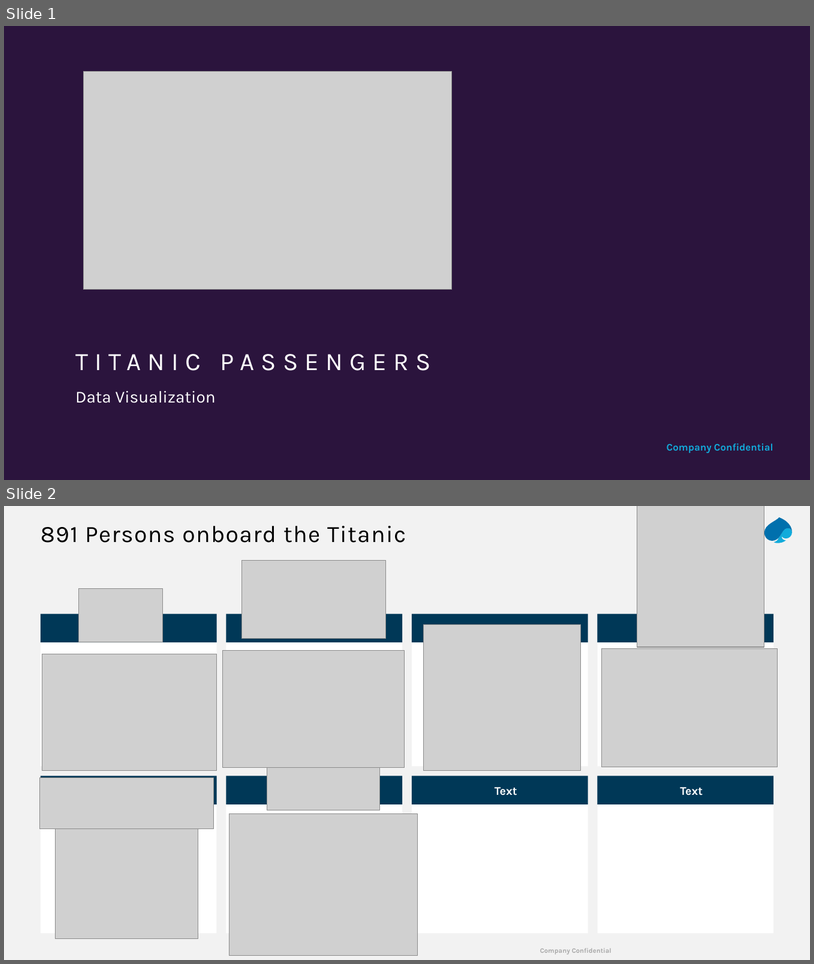
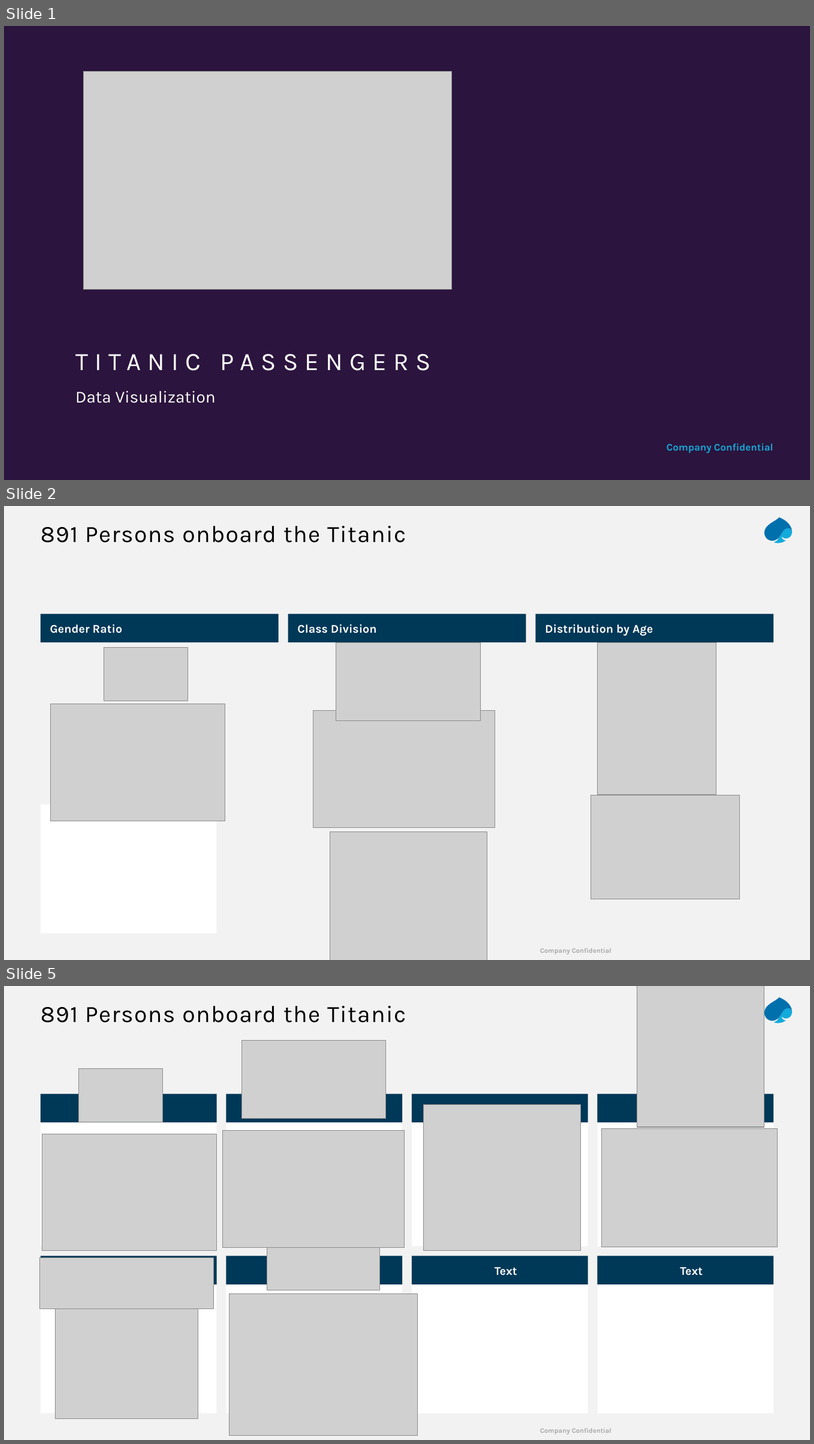
Before and after one commit to Blitzbert/Titanic, a slide deck: 2021-04-06_Data Visualization.pptx. Shown one above the other, each under a label of ours: slides 1 and 2 before the commit, slides 1, 2 and 5 after it; the slides between them are not shown. The pictures are 814x964 and 814x1444 pixels, drawn with LibreOffice and Linux fonts; fonts in the diff are those of the drawing; grey boxes stand for pictures; background and template pictures are left out. Boxes give left, top, right and bottom in pixels: in the first picture for what was removed or moved away, otherwise in the second. Text is boxed around its words. In the diff, an @@ line names an element or a change of style, - is before the commit and + after.

```diff
--- a/2021-04-06_Data Visualization.pptx
+++ b/2021-04-06_Data Visualization.pptx
@@ slide 2 added at [4, 506, 810, 960], background #F2F2F2; not listed: 3 template elements that a slide beside it also shows @@
@@ title added at [41, 526, 406, 543], 28 pt, text #000000 @@
+891 Persons onboard the Titanic
@@ rectangle added at [40, 613, 279, 642], fill #003856, 14 pt, text #FFFFFF, bold @@
+Gender Ratio
@@ rectangle added at [288, 613, 527, 642], fill #003856, 14 pt, text #FFFFFF, bold @@
+Class Division
@@ rectangle added at [536, 613, 774, 642], fill #003856, 14 pt, text #FFFFFF, bold @@
+Distribution by Age
@@ picture added at [104, 647, 188, 701] @@
@@ picture added at [336, 642, 481, 720] @@
@@ picture added at [598, 642, 717, 794] @@
@@ picture added at [51, 704, 225, 820] @@
@@ picture added at [314, 711, 495, 827] @@
@@ rectangle added at [40, 804, 216, 933], fill #FFFFFF @@
@@ picture added at [591, 795, 740, 898] @@
@@ picture added at [330, 832, 488, 960] @@
@@ what was slide 2 is now slide 5 @@
```
Also in this commit, not shown: 2 slides changed, 2 other slides added, 4 slides removed.
